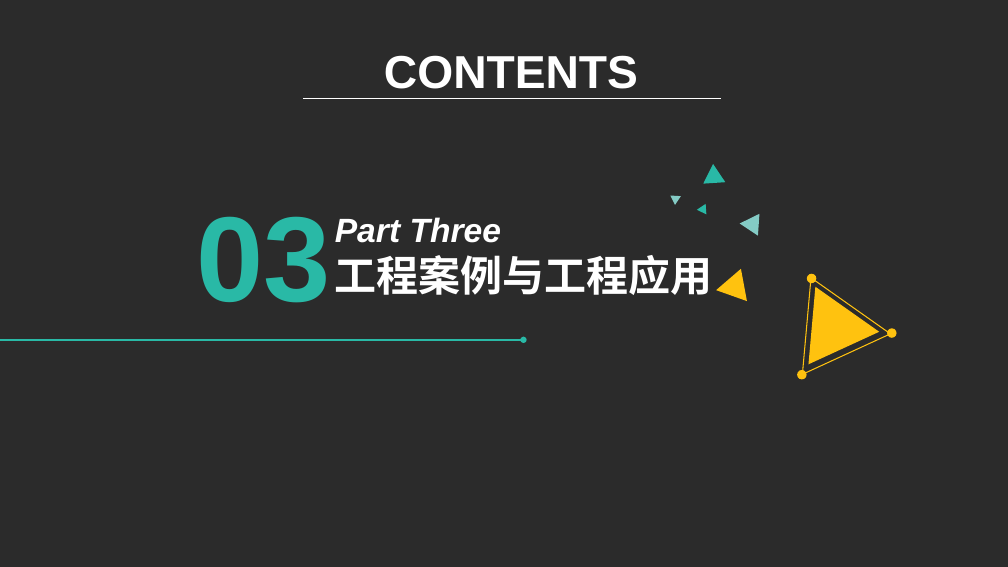
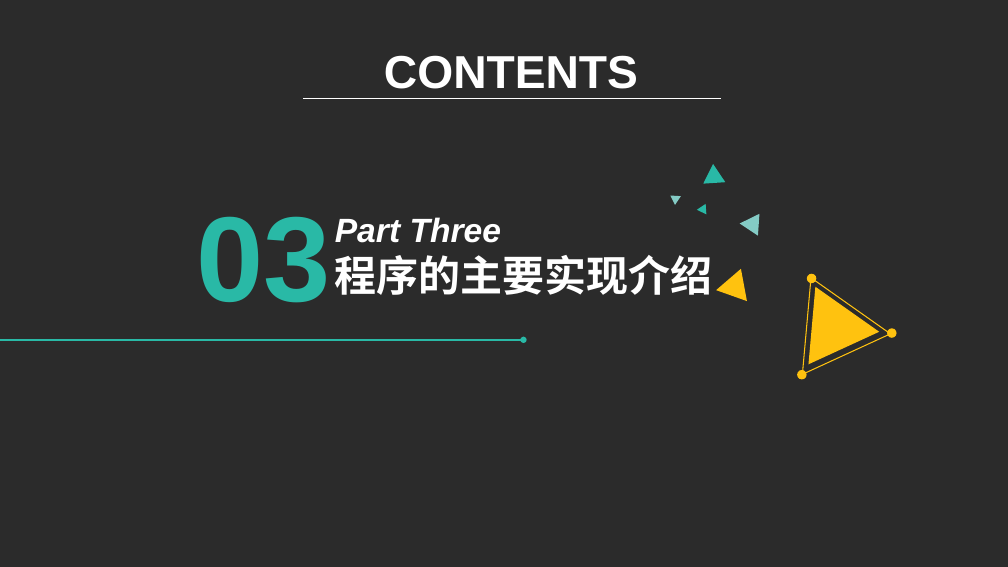
Before and after one commit to eeluo/file, a slide deck: slide 17 of 实习报告.pptx (slide 14 before the commit). Drawn at 1008x567 pixels with LibreOffice and Linux fonts; fonts in the diff are those of the drawing; background and template pictures are left out; a plain dark background stands for a picture behind light text. Boxes give left, top, right and bottom in pixels: in the first picture for what was removed or moved away, otherwise in the second. Text is boxed around its words. In the diff, an @@ line names an element or a change of style, - is before the commit and + after.

```diff
--- a/实习报告.pptx
+++ b/实习报告.pptx
@@ text at [335, 255, 713, 295]: text changed @@
-工程案例与工程应用
+程序的主要实现介绍
```
Also in this commit, not shown: 2 other slides changed, 23 slides added, 7 slides removed.
